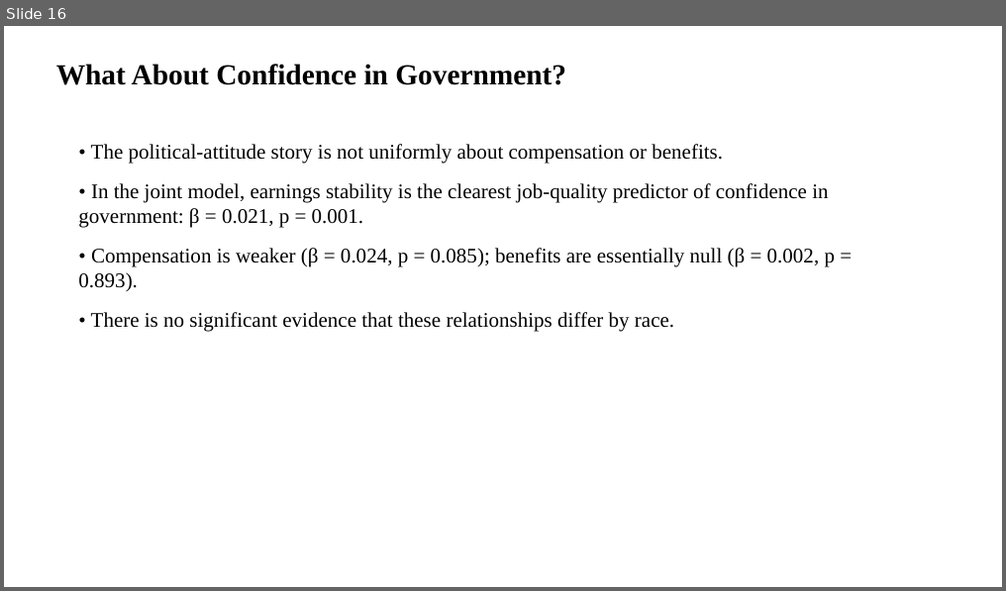
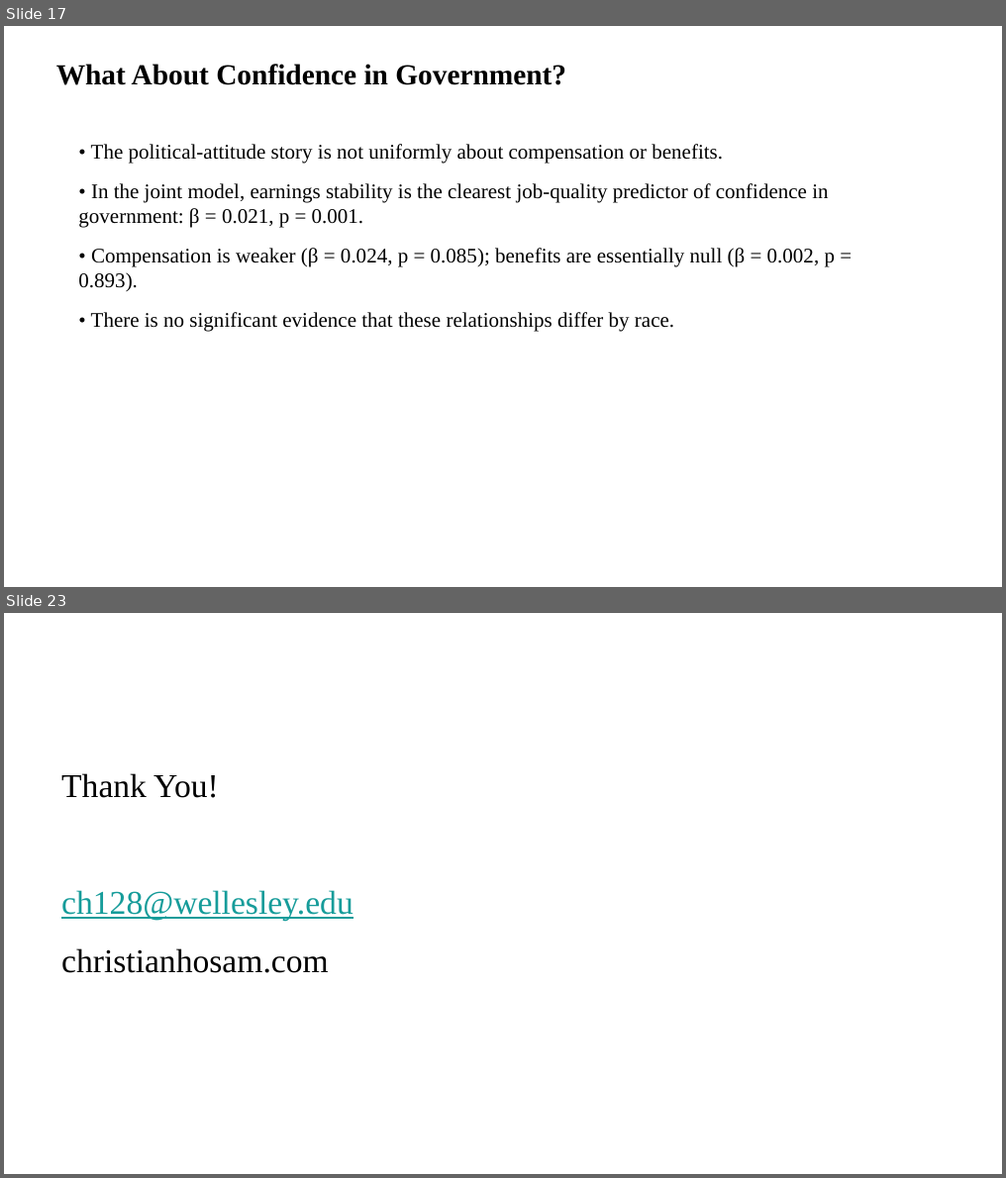
Before and after one commit to chosam2322/Precariat_Politics, a slide deck: Harvard_RaceWorkshop_amended.pptx. Shown one above the other, each under a label of ours: slide 16 before the commit, slides 17 and 23 after it; the slides between them are not shown. The pictures are 1006x591 and 1006x1178 pixels, drawn with LibreOffice and Linux fonts; fonts in the diff are those of the drawing. Boxes give left, top, right and bottom in pixels: in the first picture for what was removed or moved away, otherwise in the second. Text is boxed around its words. In the diff, an @@ line names an element or a change of style, - is before the commit and + after.

```diff
--- a/Harvard_RaceWorkshop_amended.pptx
+++ b/Harvard_RaceWorkshop_amended.pptx
@@ slide 23 added at [4, 613, 1002, 1174], background #FFFFFF @@
@@ text added at [61, 773, 353, 973], 32 pt, text #000000 @@
+Thank You!
+ch128@wellesley.edu
+christianhosam.com
@@ what was slide 16 is now slide 17 @@
```
Also in this commit, not shown: 8 slides changed, 10 other slides added, 5 slides removed, 12 other files.
